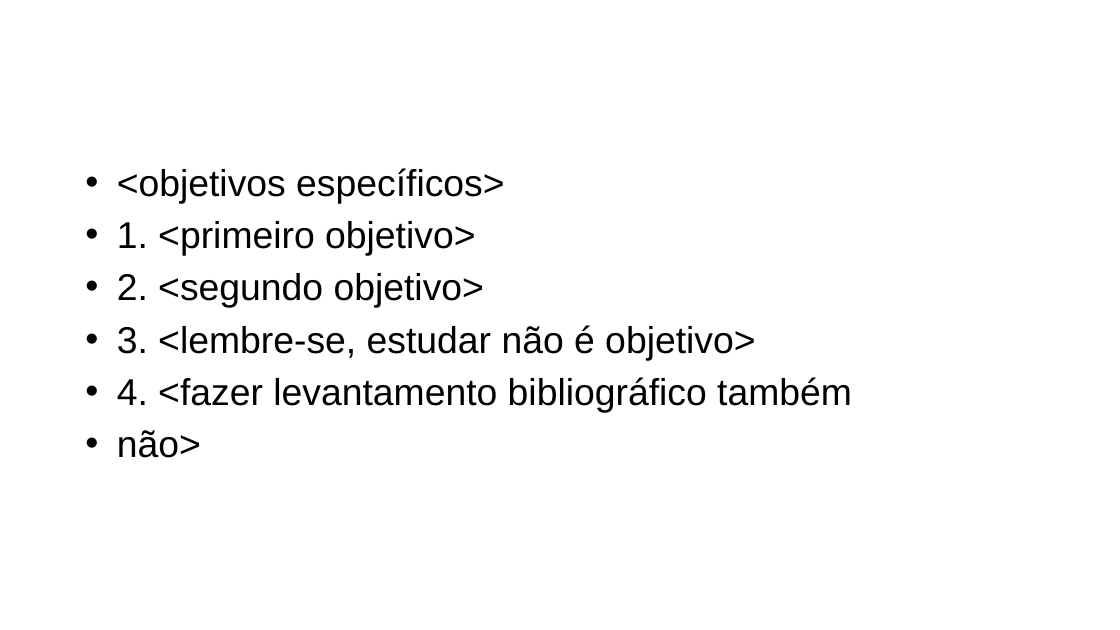
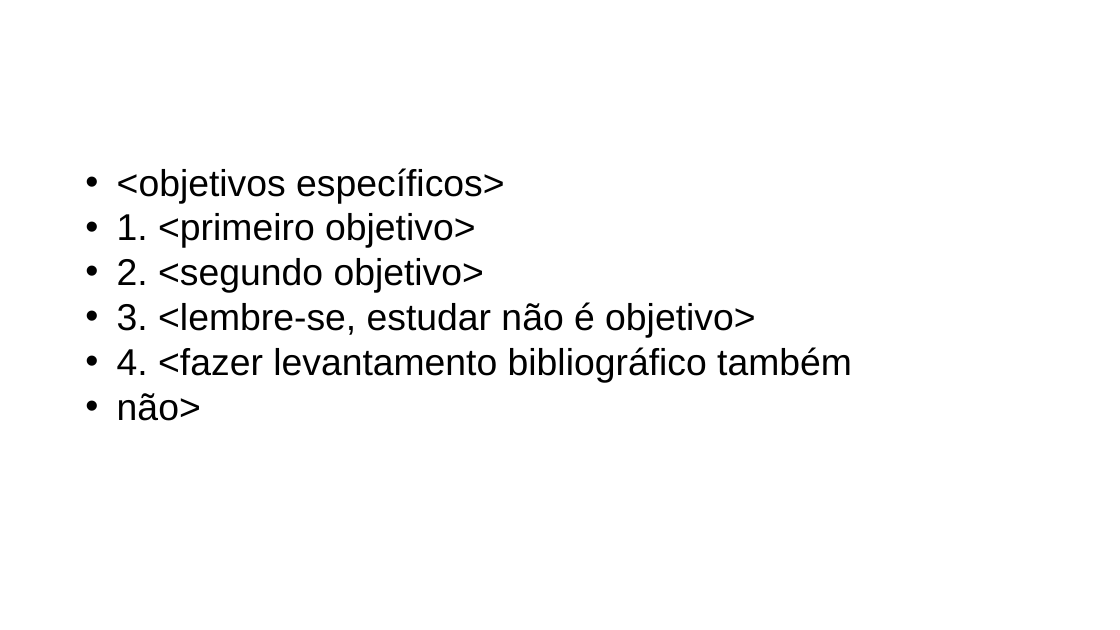
Before and after one commit to AlexssandroUeno/3-Ano, a slide deck: slide 6 of Trabalho de Conclusão de Curso/Apresentacao TCC.pptx. Drawn at 1120x630 pixels with LibreOffice and Linux fonts; fonts in the diff are those of the drawing. Boxes give left, top, right and bottom in pixels: in the first picture for what was removed or moved away, otherwise in the second. Text is boxed around its words. In the diff, an @@ line names an element or a change of style, - is before the commit and + after.

```diff
--- a/Trabalho de Conclusão de Curso/Apresentacao TCC.pptx
+++ b/Trabalho de Conclusão de Curso/Apresentacao TCC.pptx
@@ text "<objetivos específicos>" at (117,168,852,421): indent changed; less space between paragraphs @@
```
Also in this commit, not shown: 14 other slides changed.
